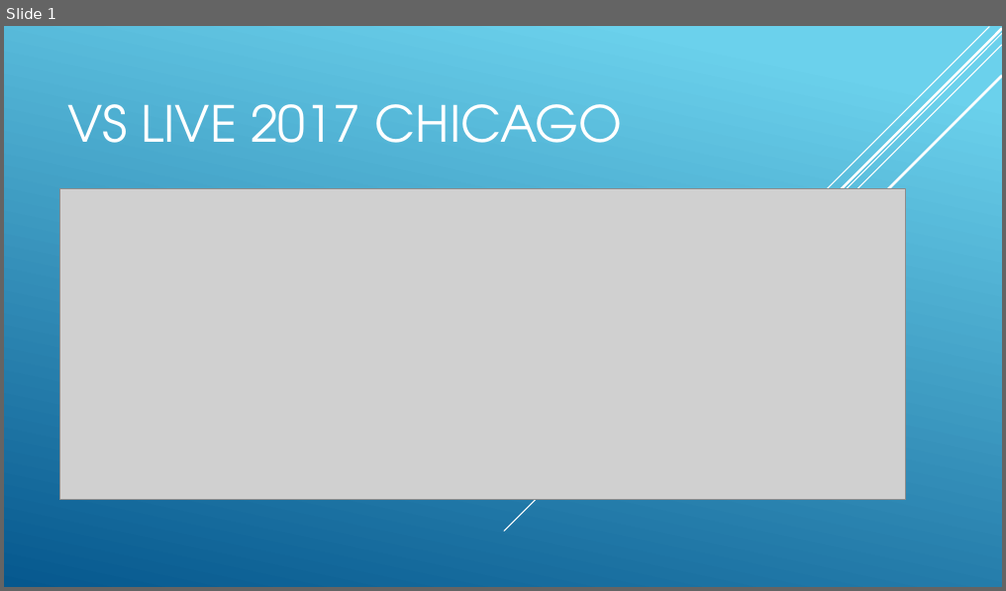
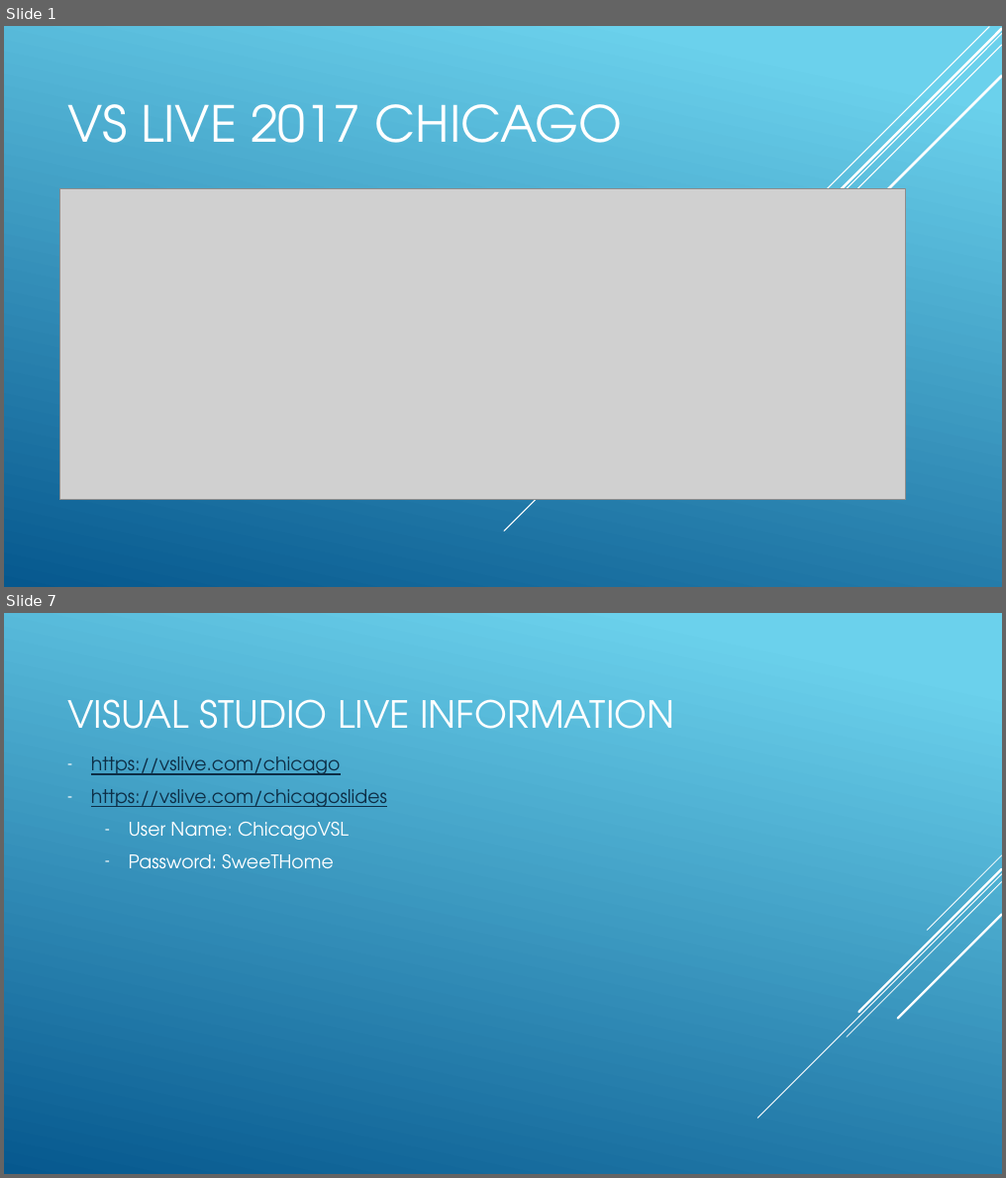
Before and after one commit to Bercet23/VSLive2017, a slide deck: VS LIVE 2017 Chicago.pptx. Shown one above the other, each under a label of ours: slide 1 before the commit, slides 1 and 7 after it; the slides between them are not shown. The pictures are 1006x591 and 1006x1178 pixels, drawn with LibreOffice and Linux fonts; fonts in the diff are those of the drawing; grey boxes stand for pictures. Boxes give left, top, right and bottom in pixels: in the first picture for what was removed or moved away, otherwise in the second. Text is boxed around its words. In the diff, an @@ line names an element or a change of style, - is before the commit and + after.

```diff
--- a/VS LIVE 2017 Chicago.pptx
+++ b/VS LIVE 2017 Chicago.pptx
@@ slide 7 added at <box>4,613,1002,1174</box>, background gradient #6ED2EB to #06588E @@
@@ title added at <box>67,699,674,729</box>, 36 pt, text #FFFFFF @@
+VISUAL STUDIO LIVE INFORMATION
@@ text added at <box>91,757,387,869</box>, 18 pt, text #0D2E46, underline @@
+– https://vslive.com/chicago
+– https://vslive.com/chicagoslides
+  – User Name: ChicagoVSL
+  – Password: SweeTHome
@@ group added at <box>757,856,1002,1118</box>: 5 lines @@
```
Also in this commit, not shown: 4 slides changed, 3 other slides added.
